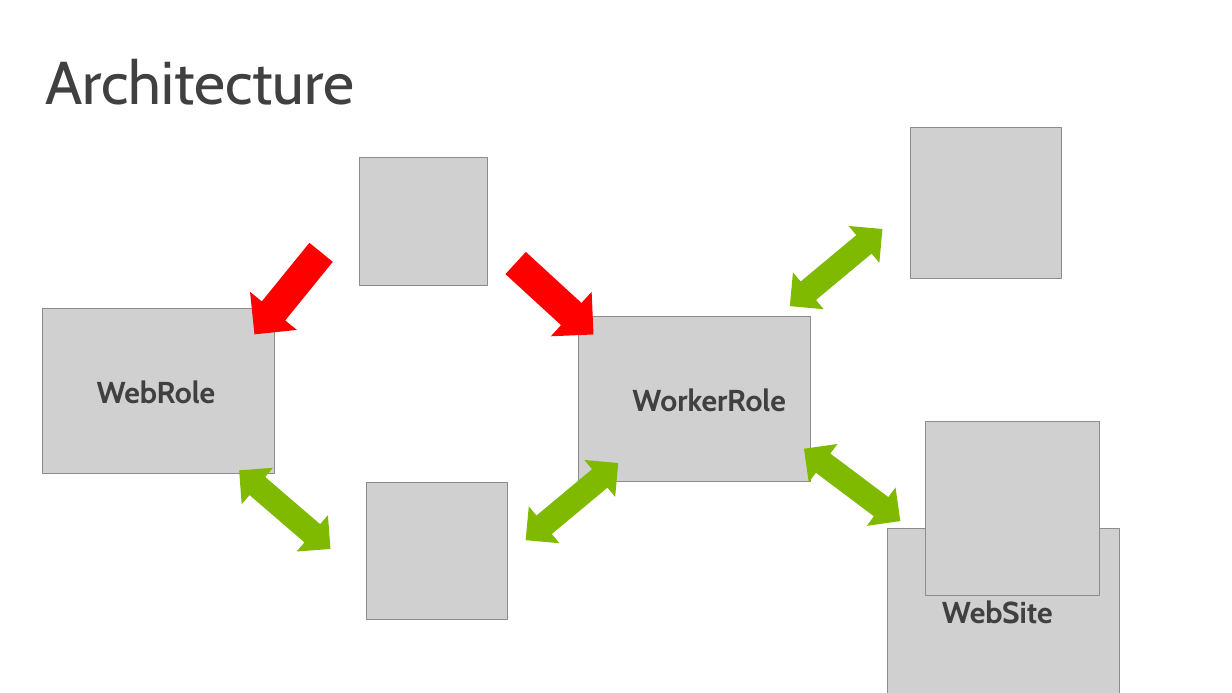
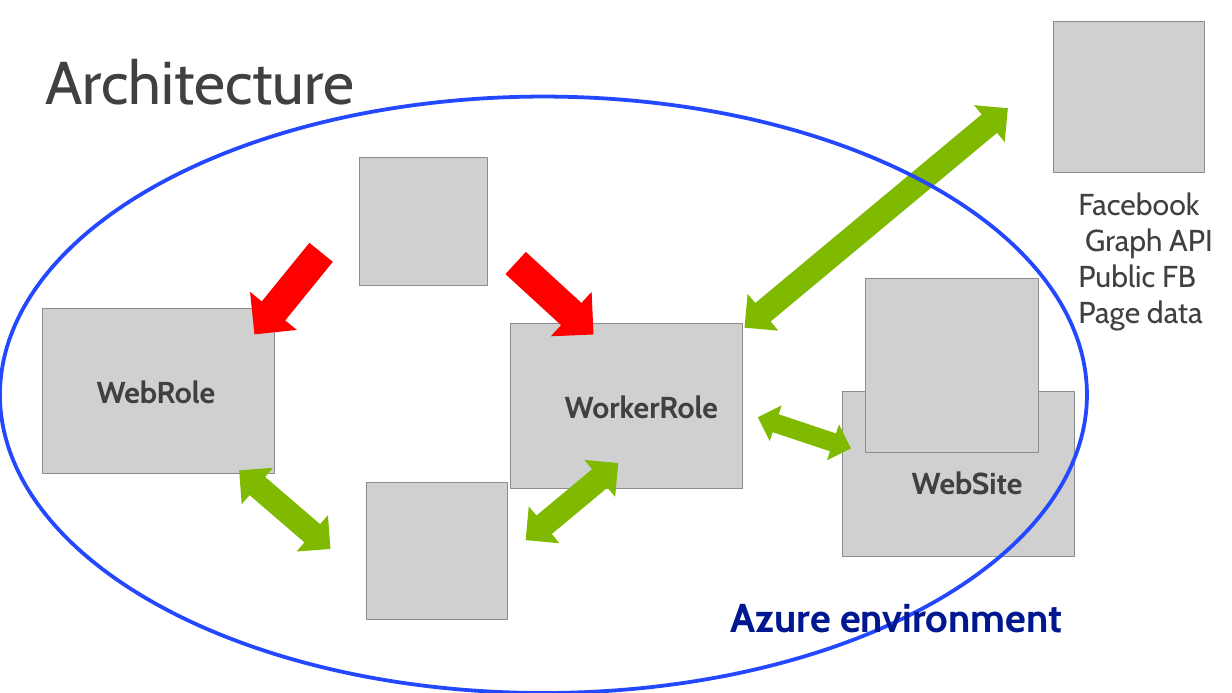
Before and after one commit to codesanook/PageFeedback, a slide deck: slide 5 of Azure Cloud Service Deployment.pptx. Drawn at 1232x693 pixels with LibreOffice and Linux fonts; fonts in the diff are those of the drawing; grey boxes stand for pictures. Boxes give left, top, right and bottom in pixels: in the first picture for what was removed or moved away, otherwise in the second. Text is boxed around its words. In the diff, an @@ line names an element or a change of style, - is before the commit and + after.

Commit message:
update ppt file

```diff
--- a/Azure Cloud Service Deployment.pptx
+++ b/Azure Cloud Service Deployment.pptx
@@ picture: place and size @@
-picture at (910, 128, 1062, 279)
+picture at (1054, 22, 1205, 173)
@@ up down arrow: place and size @@
-up down arrow at (775, 211, 898, 325)
+up down arrow at (730, 89, 1023, 345)
@@ ellipse added at (0, 97, 1087, 693), outline #2348FF 3 pt @@
@@ text added at (1078, 192, 1213, 331), 24 pt, text #404040 @@
+Facebook
+Graph API
+Public FB
+Page data
@@ picture: place and size @@
-picture at (926, 422, 1100, 596)
+picture at (865, 278, 1039, 452)
@@ picture: place and size @@
-picture at (578, 316, 810, 481)
+picture at (510, 323, 742, 488)
@@ text "WorkerRole": place and size @@
-text "WorkerRole" at (632, 388, 785, 412)
+text "WorkerRole" at (565, 395, 718, 419)
@@ up down arrow at (752, 399, 857, 467): rotation 306 to 288 degrees @@
@@ picture: place and size @@
-picture at (888, 528, 1120, 693)
+picture at (842, 391, 1074, 556)
@@ text "WebSite": place and size @@
-text "WebSite" at (942, 600, 1053, 624)
+text "WebSite" at (912, 471, 1023, 495)
@@ text added at (731, 598, 1062, 642), 32 pt, text #00188F, bold @@
+Azure environment
```
Also in this commit, not shown: 6 other slides changed, 11 slides added, 10 slides removed.
